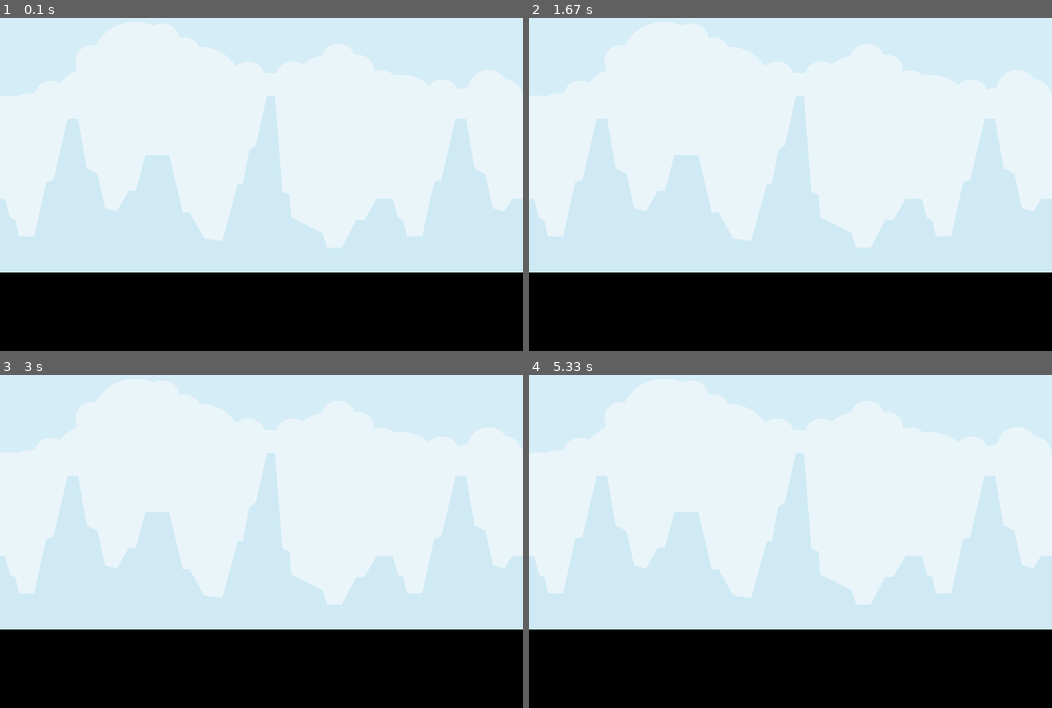
Above: before the commit, frames 1-4 (two rows, left to right).
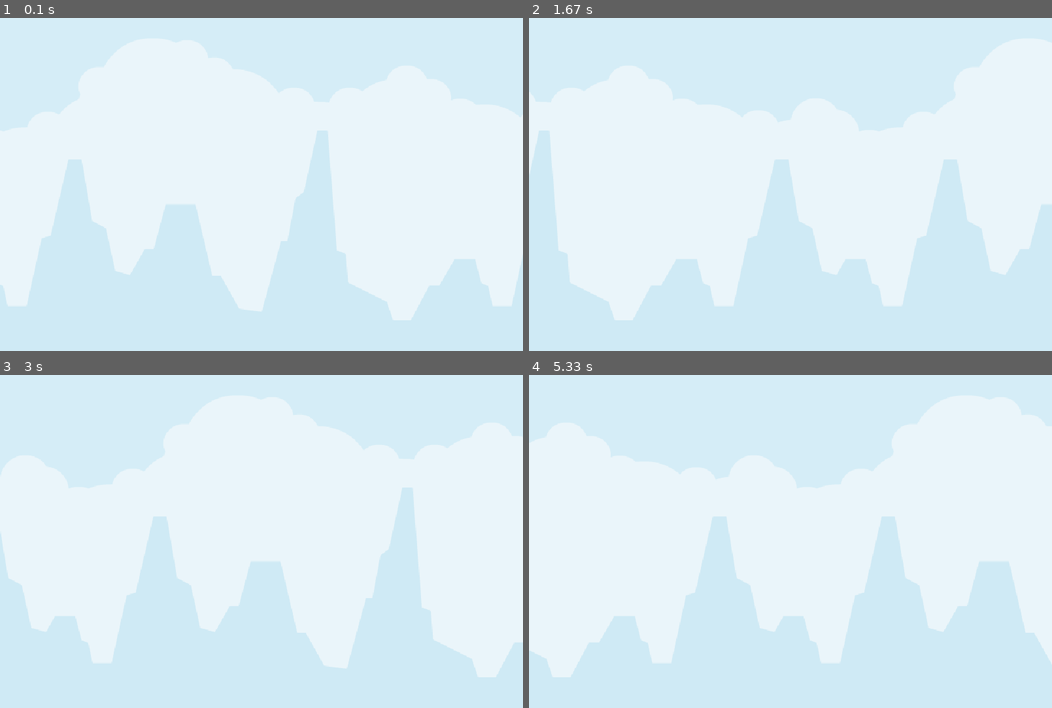
Above: after the commit, the same moments.

Repository: Rekyeme/IMFJ1---Laborat-rio-de-Pygame-Projeto-Final
Game: pygame game, started from main.py
The game is run twice, just before and just after one commit, with the same random seed, the same clock (stepped at 60 frames per second) and the same inputs.
Inputs:
- Up to frame 1 (0.1 s): no input
- Up to frame 2 (1.67 s): no input
- Up to frame 3 (3 s): no input
- Up to frame 4 (5.33 s): no input

The runs differ from the first frame. In frame 1, 42% of the frame differs, in the area x 0-100%, y 23-100%; in frame 2, 42%; in frame 3, 41%; in frame 4, 43%, in the area x 0-100%, y 30-100%.

Commit message:
End of Background setting

Diff:
--- a/main.py
+++ b/main.py
@@ -18,8 +18,12 @@
         self.all_sprites = pygame.sprite.Group()
         self.collision_sprites = pygame.sprite.Group()
 
+        # Scaling Factor
+        bg_HEIGHT = pygame.image.load("../IMFJ1---Laboratorio-de-Pygame-Projeto-Final/Assets/background.png").get_height()
+        self.scaling_factor = HEIGHT / bg_HEIGHT
+
         # Sprite Configuration
-        BG(self.all_sprites)
+        BG(self.all_sprites, self.scaling_factor)
 
     # Program main loop;
     def run(self):
@@ -35,6 +39,8 @@
                     sys.exit()
 
             # Updates the display and limits the frame-rate;
+            self.display_surface.fill("black")
+            self.all_sprites.update(dt)
             self.all_sprites.draw(self.display_surface)
 
             pygame.display.update()
--- a/sprites.py
+++ b/sprites.py
@@ -3,7 +3,23 @@
 
 
 class BG(pygame.sprite.Sprite):
-    def __init__(self, groups):
+    def __init__(self, groups, scaling_factor):
         super().__init__(groups)
-        self.image = pygame.image.load("../IMFJ1---Laboratorio-de-Pygame-Projeto-Final/Assets/background.png").convert()
+        bg_image = pygame.image.load("../IMFJ1---Laboratorio-de-Pygame-Projeto-Final/Assets/background.png").convert()
+
+        f_HEIGHT = bg_image.get_height() * scaling_factor
+        f_WIDTH = bg_image.get_width() * scaling_factor
+        f_sized_image = pygame.transform.scale(bg_image, (f_WIDTH, f_HEIGHT))
+
+        self.image = pygame.Surface((f_WIDTH * 2, f_HEIGHT))
+        self.image.blit(f_sized_image, (0, 0))
+        self.image.blit(f_sized_image, (f_WIDTH, 0))
+
         self.rect = self.image.get_rect(topleft=(0, 0))
+        self.pos = pygame.math.Vector2(self.rect.topleft)
+
+    def update(self, dt):
+        self.pos.x -= 300 * dt
+        if self.rect.centerx <= 0:
+            self.pos.x = 0
+        self.rect.x = round(self.pos.x)
